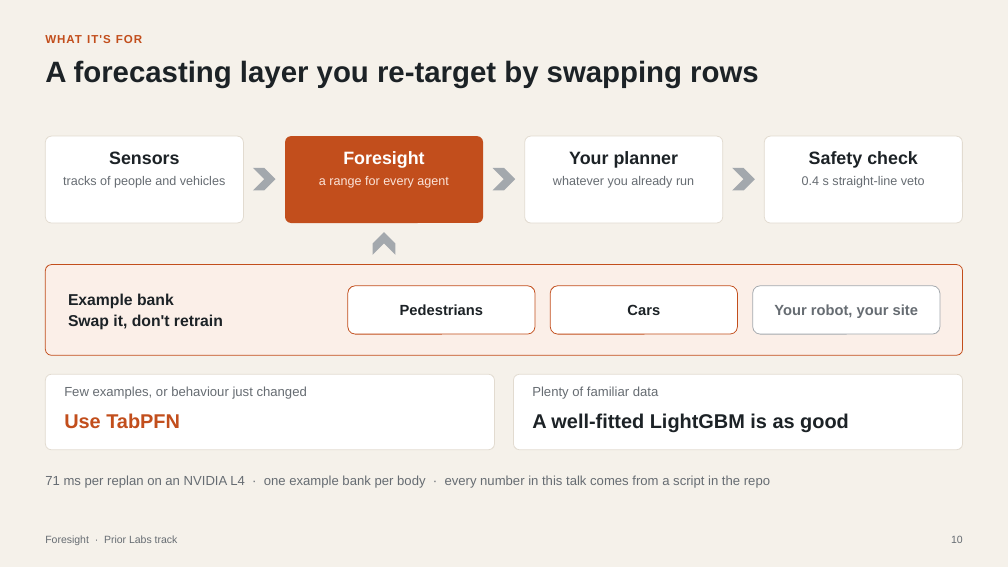
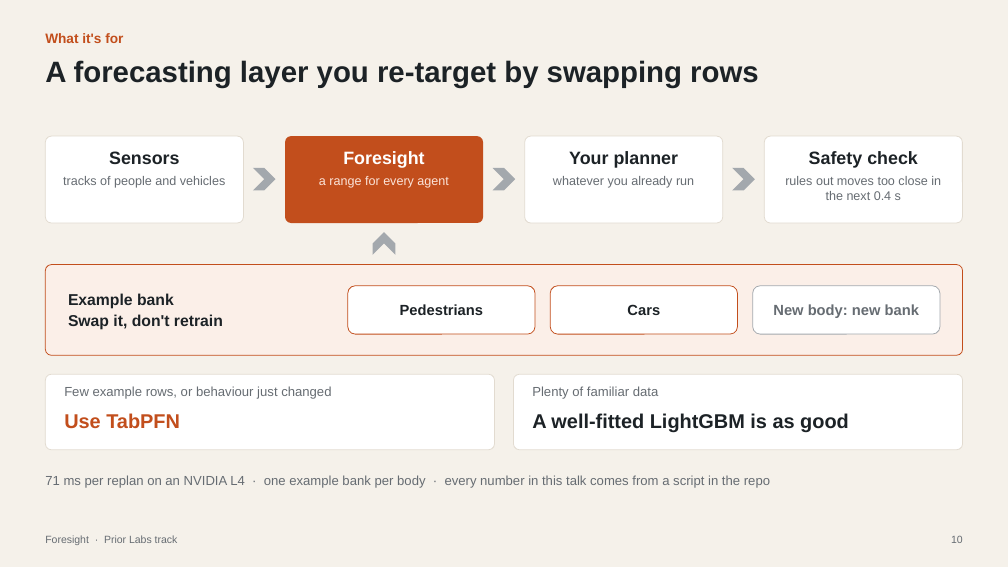
Before and after one commit to shiinalight/Foresight, a slide deck: slide 10 of deck/Foresight_finalist_static.pptx. Drawn at 1008x567 pixels with LibreOffice and Linux fonts; fonts in the diff are those of the drawing. Boxes give left, top, right and bottom in pixels: in the first picture for what was removed or moved away, otherwise in the second. Text is boxed around its words. In the diff, an @@ line names an element or a change of style, - is before the commit and + after.

```diff
--- a/deck/Foresight_finalist_static.pptx
+++ b/deck/Foresight_finalist_static.pptx
@@ text at [45,33,123,43]: text changed; size 11 to 13 pt @@
-WHAT IT'S FOR
+What it's for
@@ text at [785,176,941,200]: text changed @@
-0.4 s straight-line veto
+rules out moves too close in the next 0.4 s
@@ text at [773,304,919,318]: text changed @@
-Your robot, your site
+New body: new bank
@@ text at [64,386,331,399]: text changed @@
-Few examples, or behaviour just changed
+Few example rows, or behaviour just changed
```
Also in this commit, not shown: 21 other slides changed, 1 slide added, 11 other files.
